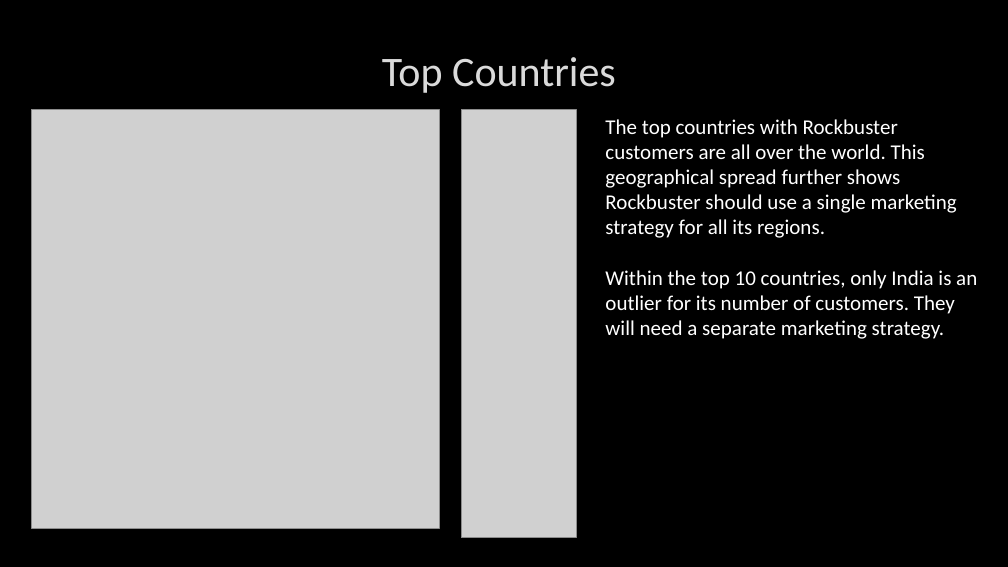
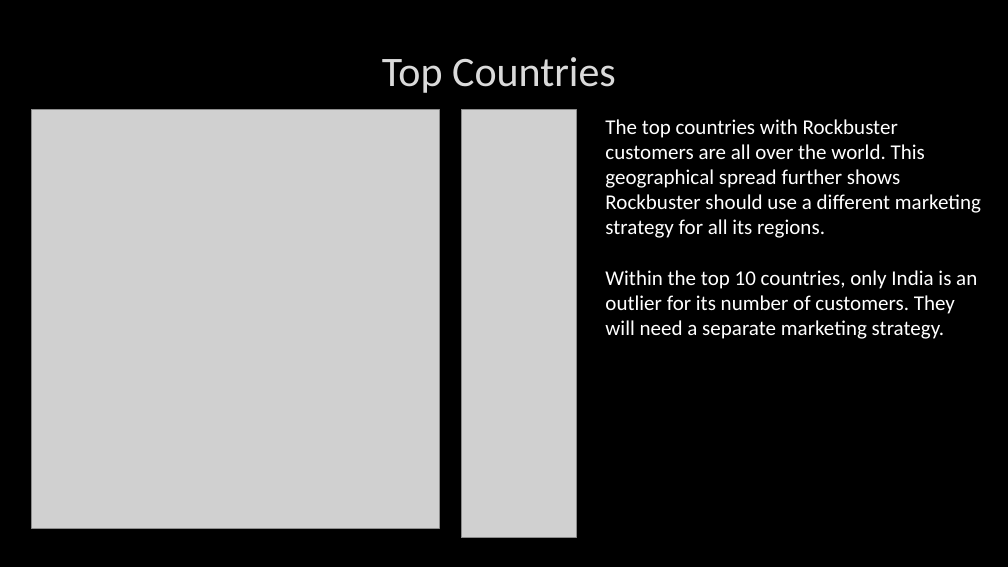
Before and after one commit to Alexlam030/Rockbuster-Stealth-Data-Analysis-Project-SQL-Project, a slide deck: slide 8 of Rockbuster Stealth Presentation - Final.pptx. Drawn at 1008x567 pixels with LibreOffice and Linux fonts; fonts in the diff are those of the drawing; grey boxes stand for pictures; background and template pictures are left out. Boxes give left, top, right and bottom in pixels: in the first picture for what was removed or moved away, otherwise in the second. Text is boxed around its words. In the diff, an @@ line names an element or a change of style, - is before the commit and + after.

```diff
--- a/Rockbuster Stealth Presentation - Final.pptx
+++ b/Rockbuster Stealth Presentation - Final.pptx
@@ text at (x1=605, y1=119, x2=981, y2=238): text changed @@
-The top countries with Rockbuster customers are all over the world. This geographical spread further shows Rockbuster should use a single marketing strategy for all its regions.
+The top countries with Rockbuster customers are all over the world. This geographical spread further shows Rockbuster should use a different marketing strategy for all its regions.
```
